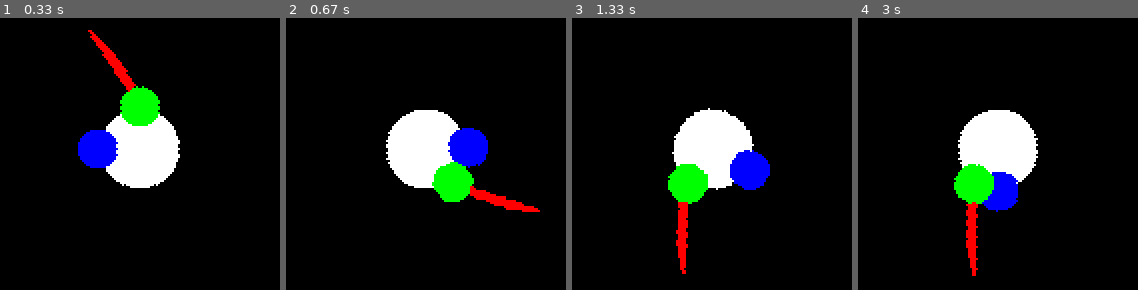
Above: before the commit, frames 1-4 (left to right).
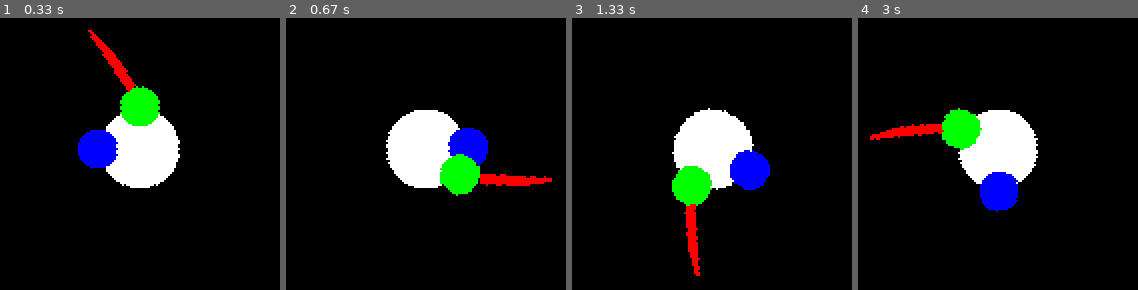
Above: after the commit, the same moments.

Repository: fjaviergb/Pygames-Hermanios
Game: pygame game, started from Sword.py
The game is run twice, just before and just after one commit, with the same random seed, the same clock (stepped at 60 frames per second) and the same inputs.
Inputs (mouse positions are in pixels of both pictures, inside the frame that each line leads up to):
- Up to frame 1 (0.33 s): no input
- Up to frame 2 (0.67 s): press the mouse at (386, 254) at 0.37 s; move the mouse to (outside the picture) at 0.47 s; release the mouse at (outside the picture) at 0.6 s
- Up to frame 3 (1.33 s): click (602, 126) at 0.75 s; press the mouse at (672, 254) at 1.2 s; move the mouse to (outside the picture) at 1.3 s
- Up to frame 4 (3 s): release the mouse at (outside the picture) at 1.43 s; press the mouse at (958, 254) at 1.53 s; move the mouse to (outside the picture) at 1.63 s; release the mouse at (outside the picture) at 1.77 s; press the mouse at (958, 254) at 1.87 s; move the mouse to (outside the picture) at 1.97 s; release the mouse at (outside the picture) at 2.1 s; press the mouse at (958, 254) at 2.2 s; move the mouse to (outside the picture) at 2.3 s; release the mouse at (outside the picture) at 2.43 s; press the mouse at (958, 254) at 2.53 s; move the mouse to (outside the picture) at 2.63 s; release the mouse at (outside the picture) at 2.77 s; press the mouse at (958, 254) at 2.87 s; move the mouse to (967, 181) at 2.97 s

Frame 1 is identical in both runs. In frame 2, 2.7% of the frame differs, in the area x 52-95%, y 50-72%; in frame 3, 1.9%; in frame 4, 4.8%, in the area x 4-49%, y 33-95%.

Commit message:
Archivo aprendizaje - 25/06/2020

Diff:
--- a/Sword.py
+++ b/Sword.py
@@ -62,6 +62,9 @@
         self.slashleft = False
         self.backright= False
         self.backleft = False
+        self.cursorcount = 0
+        self.cursor_dir = 0
+        self.leftbut = 2
 
     def update(self):
         self.image = pg.transform.rotate(self.image_orig, self.angle)
@@ -92,6 +95,7 @@
 all_sprites.add(Lhand)
 all_sprites.add(espada)
 
+cursorcount = 0
 clock = pg.time.Clock()
 run = True
 while run:
@@ -110,16 +114,16 @@
             angle_rad = math.atan(sen / cos)
             angle_grad = angle_rad * 360 / (2 * math.pi)
 
-
             if cos > 0:
                 player.angle = 270 - angle_grad
                 Rhand.angle = 270 - angle_grad
-                if button[0] != 0:
-                    leftbut = 1
+                if button[0] != 0 and espada.cursor_dir > 40:
+                    espada.leftbut = 1
                     espada.swingright = True
                     Lhand.angle = 270 - angle_grad - 90
                     espada.angle = 270 - angle_grad - 90
-                elif button[2] != 0:
+                elif button[0] != 0 and espada.cursor_dir < -40:
+                    espada.leftbut = 0
                     espada.swingleft = True
                     Lhand.angle = 270 - angle_grad + 90
                     espada.angle = 270 - angle_grad + 90
@@ -132,12 +136,13 @@
             elif cos < 0:
                 player.angle = 90 - angle_grad
                 Rhand.angle = 90 - angle_grad
-                if button[0] != 0:
-                    leftbut = 1
+                if button[0] != 0 and espada.cursor_dir > 40:
+                    espada.leftbut = 1
                     espada.swingright = True
                     Lhand.angle = 90 - angle_grad - 90
                     espada.angle = 90 - angle_grad - 90
-                elif button[2] != 0:
+                elif button[0] != 0 and espada.cursor_dir < -40:
+                    espada.leftbut = 0
                     espada.swingleft = True
                     Lhand.angle = 90 - angle_grad + 90
                     espada.angle = 90 - angle_grad + 90
@@ -150,10 +155,11 @@
 
         elif cos == 0 and sen < 0:
             angle_grad = 0
-            if button[0] != 0:
-                leftbut = 1
+            if button[0] != 0 and espada.cursor_dir > 40:
+                espada.leftbut = 1
                 espada.swingright = True
-            elif button[2] != 0:
+            elif button[0] != 0 and espada.cursor_dir < -40:
+                espada.leftbut = 0
                 espada.swingleft = True
             else:
                 espada.swingright = False
@@ -161,21 +167,34 @@
 
         elif cos == 0 and sen > 0:
             angle_grad = 180
-            if button[0] != 0:
-                leftbut = 1
+            if button[0] != 0 and espada.cursor_dir > 40:
+                espada.leftbut = 1
                 espada.swingright = True
-            elif button[2] != 0:
+            elif button[0] != 0 and espada.cursor_dir < -40:
+                espada.leftbut = 0
                 espada.swingleft = True
             else:
                 espada.swingright = False
                 espada.swingleft = False
 
+        # SOLTAR EL RATON COMIENZA EL SLASH
         if event.type == pg.MOUSEBUTTONUP:
-            if leftbut == 1:
+            if espada.leftbut == 1:
                 espada.slashright = True
-                leftbut = 0
-            else:
+                espada.leftbut = 2
+            elif espada.leftbut == 0:
                 espada.slashleft = True
+                espada.leftbut = 2
+
+    if espada.cursorcount == 0:
+        cursor_init = xcursor
+        espada.cursorcount += 1
+    elif espada.cursorcount > 0 and espada.cursorcount <= 5:
+        espada.cursorcount += 1
+    elif not espada.swingright and not espada.swingleft:
+        espada.cursor_dir = xcursor - cursor_init
+        espada.cursorcount = 0
+#    print(espada.cursor_dir, cursor_init)
 
 # ESPADAZO
     if cos < 0:
@@ -368,7 +387,7 @@
                 espada.backleft = False
                 espada.chargecount = 1
 
-    print(espada.swingright, espada.slashright, espada.backright, espada.chargecount)
+#    print(espada.swingright, espada.slashright, espada.backright, espada.chargecount)
     all_sprites.update()
     bg.fill(BLACK)
     all_sprites.draw(bg)
